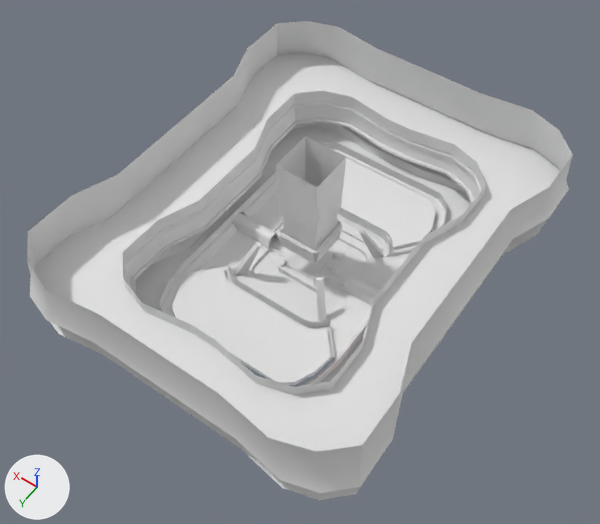
The FBX model Assets/08_Model/Burning Steel - Stage.fbx: old version first, new version second.
Rendered twice from a 50 mm lens placed at (-435.0, 634.0, 984.0), pointed at (-17.0, 49.0, 64.0). Lighting does not change. The marker at lower left points along +X, +Y and +Z. Where no turn or scale is listed for an object, it has been applied to the vertices. Vertices at the same position are counted once.

The first picture shows '큐브.001', '큐브.002', '큐브.003', '큐브.004', '큐브.005', '큐브.006', '큐브.007', '큐브.008', '평면', '평면.001', '평면.002', '평면.004', '평면.005', '평면.006', '평면.007', '평면.008'.
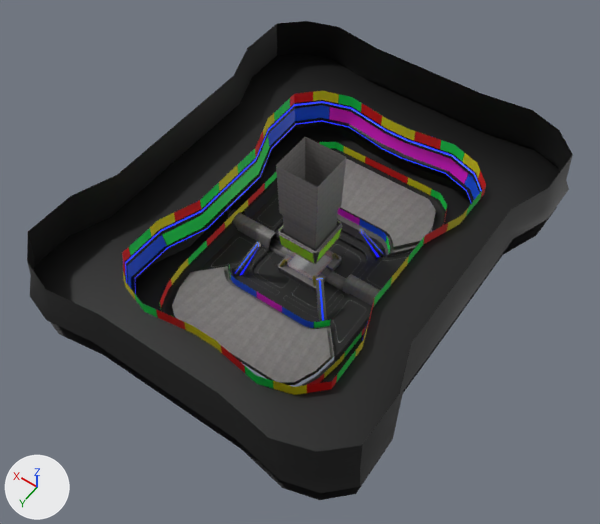
Where the change shows, as pixel boxes [x1, y1, x2, y2] in the pictures (600 x 524 px):
'평면.007', surface changed (white to black): [27, 21, 573, 500] in both
'평면.005', surface changed (white to grey): [172, 158, 436, 385] in both
'평면', surface changed (white to black): [199, 191, 411, 360] in both
'평면.006', surface changed: [122, 91, 486, 395] in both
'큐브.003', surface changed: [276, 137, 346, 262] in both
'평면.004', surface changed: [127, 105, 480, 288] in both
'평면.002', surface changed: [159, 142, 447, 385] in both
'평면.001', surface changed: [228, 210, 380, 306] in both
'큐브.001', surface changed: [278, 250, 342, 291] in both
'큐브.006', surface changed (grey to blue): [234, 228, 384, 322] in both
'평면.008', surface changed: [229, 208, 390, 328] in both
'큐브.002', surface changed (grey to black): [269, 237, 346, 290] in both
'큐브.008', surface changed (grey to green): [279, 221, 342, 263] in both
'큐브.004', surface changed: [278, 220, 343, 264] in both
'큐브.005', surface changed: [280, 253, 339, 286] in both
'큐브.007', surface changed: [287, 253, 332, 277] in both

The change, as a diff of the scene's bpy script:
```diff
--- a/Assets/08_Model/Burning Steel - Stage.fbx.py
+++ b/Assets/08_Model/Burning Steel - Stage.fbx.py
@@ img_ads_psd @@
+img_ads_psd = load_image('Ads.psd', '../06_Image/Textures/Map/Stage/Ads.png', 1024, 1024, 'sRGB')
@@ img_burning_steel___stage_burningsteel_stage_normal_png @@
+img_burning_steel___stage_burningsteel_stage_normal_png = load_image('Burning Steel - Stage_BurningSteel Stage_Normal.png', '../06_Image/Textures/Map/Stage/Burning Steel - Stage_BurningSteel Stage_Normal.png', 2048, 2048, 'Non-Color')
@@ img_burning_steel___stage_burningsteel_stage_emission_png @@
+img_burning_steel___stage_burningsteel_stage_emission_png = load_image('Burning Steel - Stage_BurningSteel Stage_Emission.png', '../06_Image/Textures/Map/Stage/Burning Steel - Stage_BurningSteel Stage_Emission.png', 2048, 2048, 'sRGB')
@@ img_burning_steel___stage_burningsteel_stage_metallicsmoothness_png @@
+img_burning_steel___stage_burningsteel_stage_metallicsmoothness_png = load_image('Burning Steel - Stage_BurningSteel Stage_MetallicSmoothness.png', '../06_Image/Textures/Map/Stage/Burning Steel - Stage_BurningSteel Stage_MetallicSmoothness.png', 2048, 2048, 'Non-Color')
@@ img_burning_steel___stage_burningsteel_stage_albedotransparency_png @@
+img_burning_steel___stage_burningsteel_stage_albedotransparency_png = load_image('Burning Steel - Stage_BurningSteel Stage_AlbedoTransparency.png', '../06_Image/Textures/Map/Stage/Burning Steel - Stage_BurningSteel Stage_AlbedoTransparency.png', 2048, 2048, 'sRGB')
@@ mat_billboard @@
 mat_billboard = principled_material('billboard')
-mat_billboard.base_color = (0.8, 0.8, 0.8)  # white #e7e7e7
+mat_billboard.texture = img_ads_psd
@@ mat_burningsteel_stage @@
 mat_burningsteel_stage = bpy.data.materials.new('BurningSteel Stage')
-# nodes: BsdfPrincipled, OutputMaterial
+# nodes: BsdfPrincipled, NormalMap, OutputMaterial, TexImage x4
+# uses the picture img_burning_steel___stage_burningsteel_stage_albedotransparency_png
+# uses the picture img_burning_steel___stage_burningsteel_stage_emission_png
+# uses the picture img_burning_steel___stage_burningsteel_stage_metallicsmoothness_png
+# uses the picture img_burning_steel___stage_burningsteel_stage_normal_png
@@ me_평면_015 @@
 me_평면_015.from_pydata(...)  # 36 vertices, 16 faces; spans x -91.0..91.0, y -101.0..101.0, z 13.0..29.0
 # used by ob_평면_008; location = (0.0, 0.0, -8.0)
+# me_평면_015 part 1: texture (UV) coordinates of 16 of 16 faces, centred in x -85.0..85.0, y -101.0..101.0, z 21.0, changed; they spanned u 0.22..0.26, v 0.0..0.28 and now span u 0.19..0.82, v 0.83..0.93
 me_평면_015.materials.append(mat_billboard)
```
